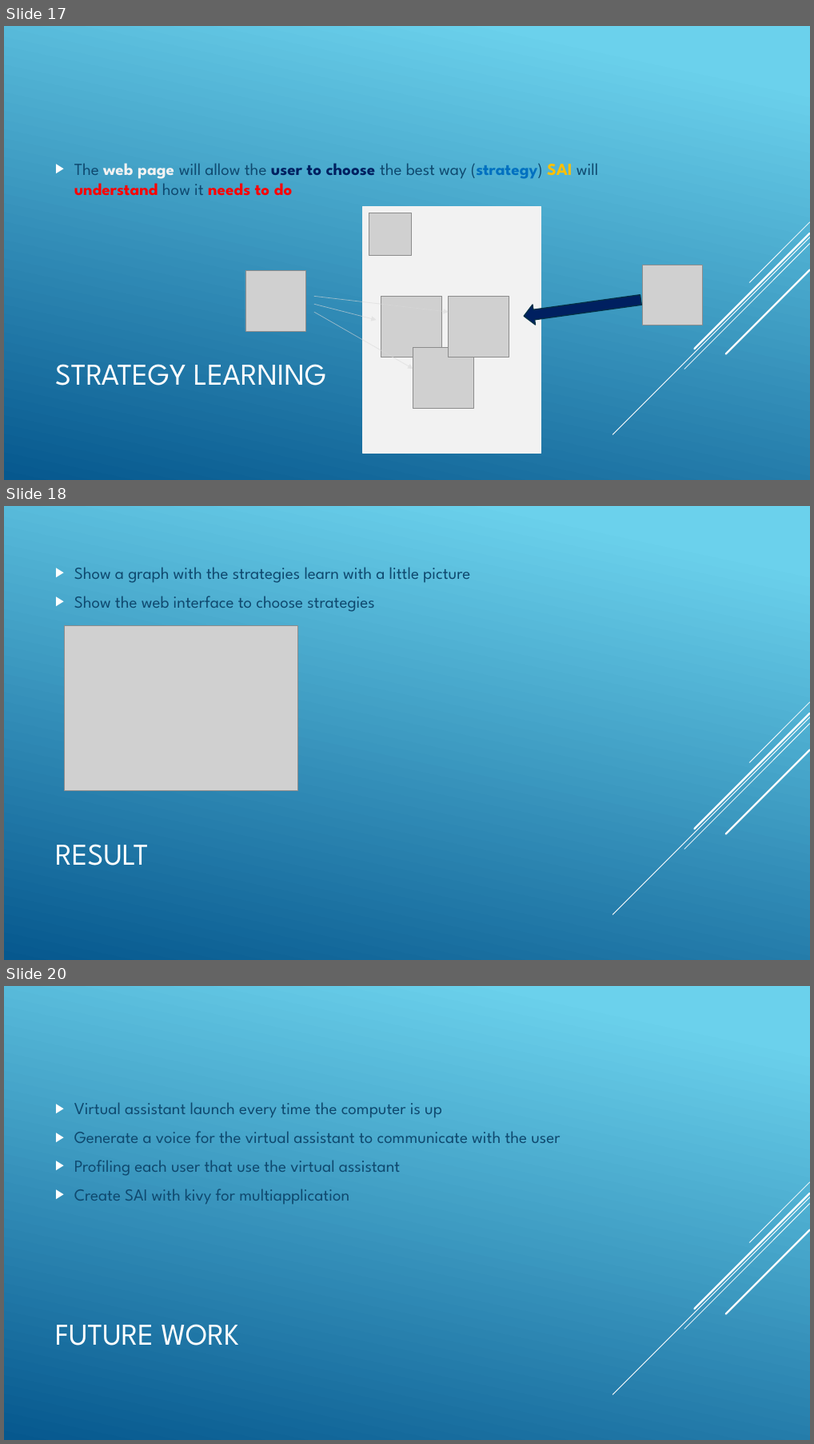
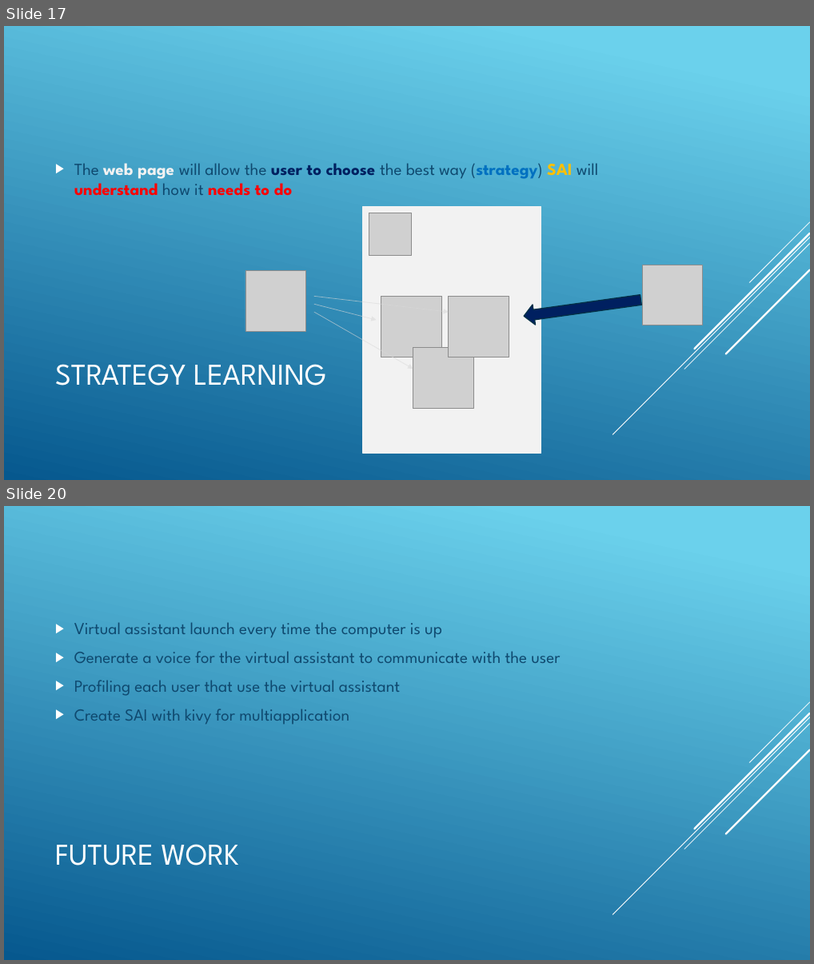
Before and after one commit to jnguyen1192/SIA, a slide deck: SAI_presentation.pptx. Shown one above the other, each under a label of ours: slides 17, 18 and 20 before the commit, slides 17 and 20 after it; the slides between them are not shown. The pictures are 814x1444 and 814x964 pixels, drawn with LibreOffice and Linux fonts; fonts in the diff are those of the drawing; grey boxes stand for pictures. Boxes give left, top, right and bottom in pixels: in the first picture for what was removed or moved away, otherwise in the second. Text is boxed around its words. In the diff, an @@ line names an element or a change of style, - is before the commit and + after.

```diff
--- a/SAI_presentation.pptx
+++ b/SAI_presentation.pptx
@@ slide 18 removed at (x1=4, y1=506, x2=810, y2=960), background gradient #6ED2EB to #06588E; not listed: 5 template elements that a slide beside it also shows @@
@@ text removed at (x1=74, y1=567, x2=470, y2=612) @@
-▶ Show a graph with the strategies learn with a little picture
-▶ Show the web interface to choose strategies
@@ picture removed at (x1=64, y1=626, x2=298, y2=790) @@
@@ title removed at (x1=55, y1=844, x2=148, y2=865) @@
-RESULT
```
Also in this commit, not shown: 1 slide added.
